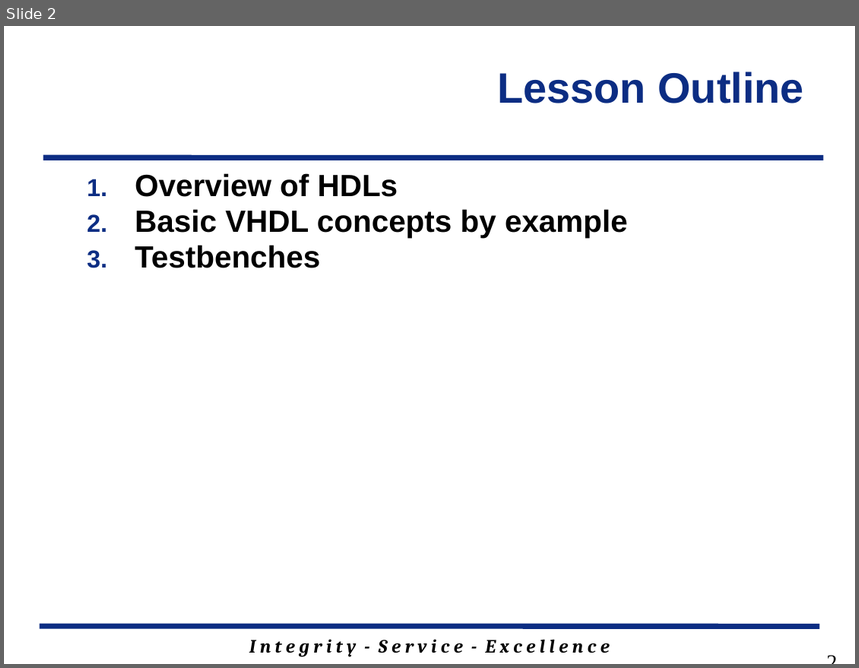
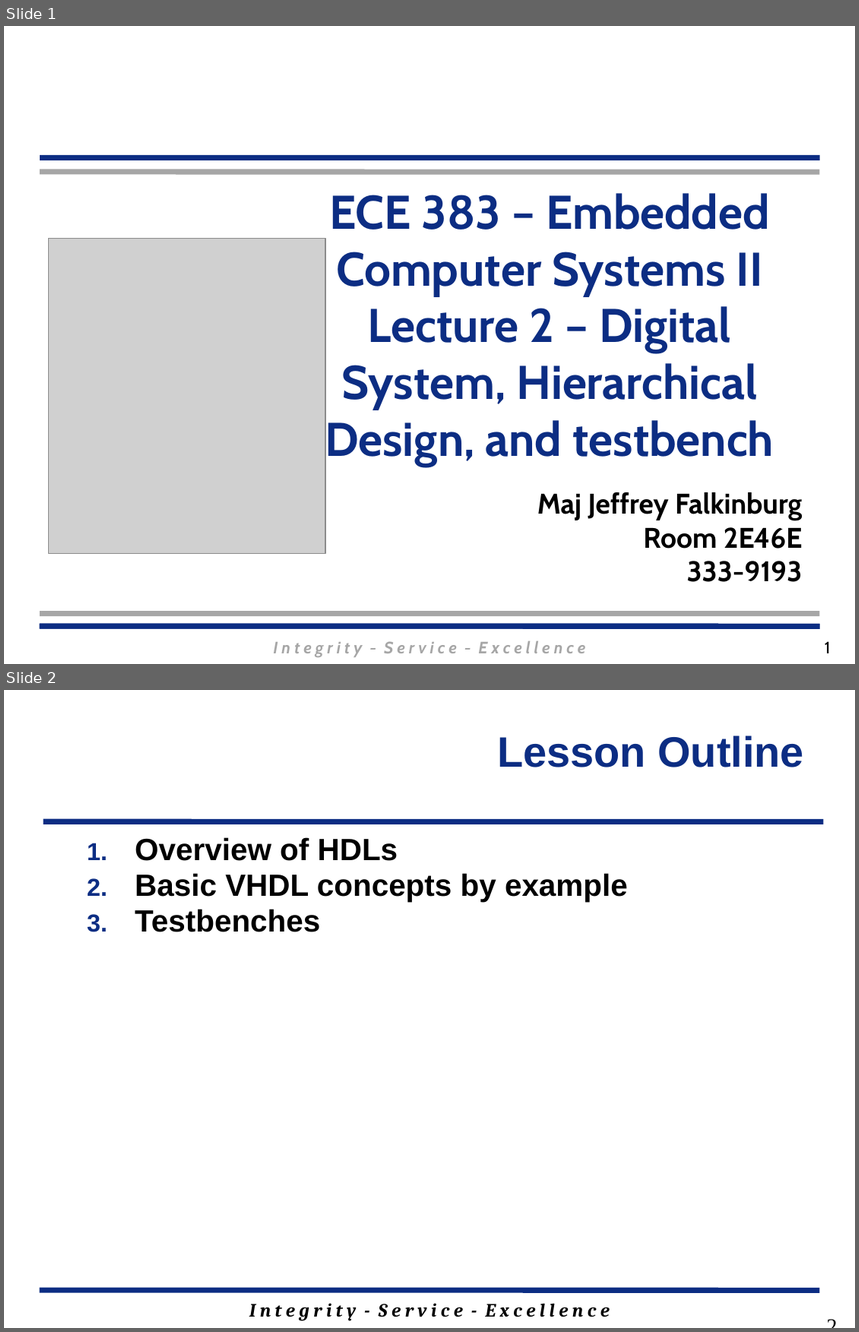
Before and after one commit to jfalkinburg/ECE383_web, a slide deck: lecture/slides/ECE_383_Lec2.pptx. Shown one above the other, each under a label of ours: slide 2 before the commit, slides 1 and 2 after it. The pictures are 859x668 and 859x1332 pixels, drawn with LibreOffice and Linux fonts; fonts in the diff are those of the drawing; grey boxes stand for pictures; background and template pictures are left out. Boxes give left, top, right and bottom in pixels: in the first picture for what was removed or moved away, otherwise in the second. Text is boxed around its words. In the diff, an @@ line names an element or a change of style, - is before the commit and + after.

```diff
--- a/lecture/slides/ECE_383_Lec2.pptx
+++ b/lecture/slides/ECE_383_Lec2.pptx
@@ slide 1 added at (4, 26, 855, 664), background #FFFFFF @@
@@ line added from (40, 158) to (820, 158), #0C2D83 4.5 pt @@
@@ line added from (40, 172) to (819, 172), #A6A6A6 4.5 pt @@
@@ text added at (325, 193, 774, 467), 40 pt, text #0C2D83, bold @@
+ECE 383 – Embedded Computer Systems II
+Lecture 2 – Digital System, Hierarchical Design, and testbench
@@ picture added at (49, 239, 325, 555) @@
@@ subtitle added at (538, 493, 803, 582), 24 pt, text #000000, bold @@
+Maj Jeffrey Falkinburg
+Room 2E46E
+333-9193
@@ line added from (40, 614) to (819, 614), #A6A6A6 4.5 pt @@
@@ line added from (40, 627) to (820, 627), #0C2D83 4.5 pt @@
@@ line added from (40, 627) to (819, 627), #0C2D83 4.5 pt @@
@@ text added at (273, 642, 586, 658), 14 pt, text #A6A6A6, bold, italic @@
+I n t e g r i t y - S e r v i c e - E x c e l l e n c e
@@ page number added at (825, 642, 831, 654), 14 pt, text #000000 @@
+1
```
Also in this commit, not shown: 13 slides changed, 2 slides removed, 5 other files.
